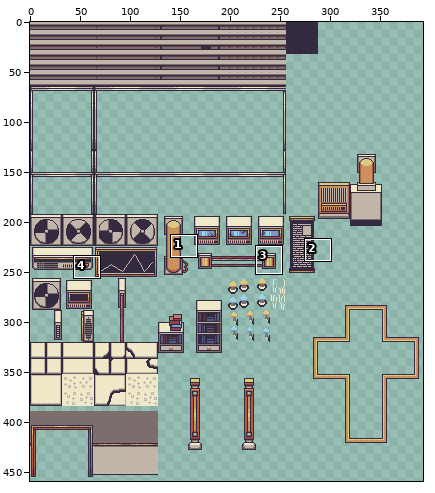
Two versions of one sprite sheet, assets/floor_1/laboratory/laboratory.png. Above, an overview of the earlier version with the close-up marked.
Close-up. First the earlier version:
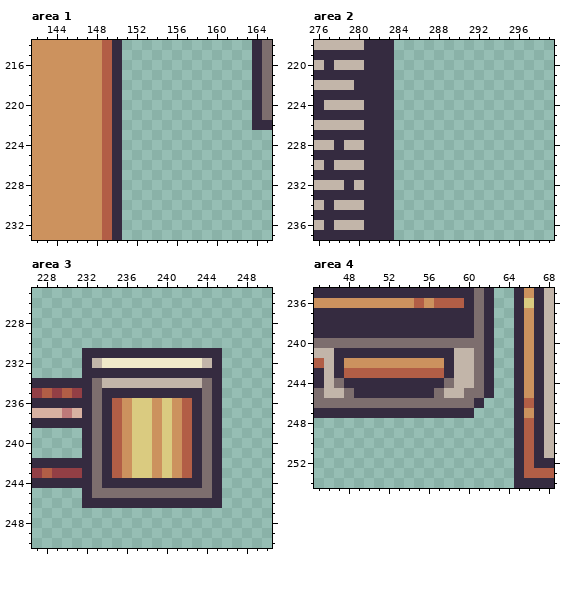
The file is 448x520 pixels. Colours within 5 levels of each other are drawn and written as one. Shown: area 1: x 142..165, y 214..233; area 2: x 276..299, y 218..237; area 3: x 227..250, y 225..250; area 4: x 45..68, y 235..254. The wide view leaves out empty margins. The commit also changed other parts of the picture, which this record leaves out.
After:
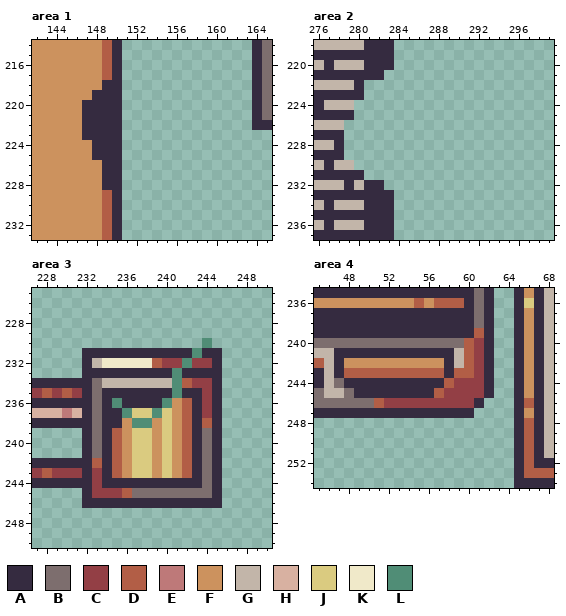
Palette (. is transparent): A #352b40  B #7d6e6e  C #933f45  D #b25e46  E #be7979  F #cc925e  G #c2b5a9  H #d8b1a1  J #dacb80  K #f0e9c9  L #508d76
The edit:
Area 1:
y 218: x 149 D -> A
y 219: x 148..149 FD -> AA
y 220..223: x 147..149 FFD -> AAA
y 224..225: x 148..149 FD -> AA
y 226..228: x 149 D -> A
Area 2:
y 221: x 283 A -> .
y 222..223: x 281..283 AAA -> ...
y 224: x 280..283 GAAA -> ....
y 225: x 280..283 AAAA -> ....
y 226: x 279..283 GGAAA -> .....
y 227: x 279..283 AAAAA -> .....
y 228: x 279..283 GGAAA -> .....
y 229: x 279..283 AAAAA -> .....
y 230: x 280..283 GAAA -> ....
y 231: x 281..283 AAA -> ...
y 232: x 283 A -> .
Area 3:
y 230: x 244 . -> L
y 231: x 243 A -> L
y 232: x 239..244 KKKKKG -> DCCLCC
y 233: x 241 A -> L
y 234: x 241..244 GGGB -> LDCC
y 235: x 241 A -> L; x 244 B -> C
y 236: x 235..240 DFJJFJ -> LAAAAL; x 244 B -> C
y 237: x 235..236 DF -> AL; x 239 F -> L; x 244 B -> C
y 238: x 235 D -> A; x 237..238 JJ -> LL; x 244 B -> D
y 242: x 233 B -> D
y 243..244: x 233 B -> C
y 245: x 233..236 BBBB -> CCCD
Area 4:
y 239: x 61 B -> D
y 240: x 60..61 BB -> DC
y 241..242: x 60..61 GB -> DC
y 243: x 59..61 GGB -> DDC
y 244: x 58..61 BGGB -> DCCC
y 245: x 57..61 BGGBB -> DCCCC
y 246: x 51..60 BBBBBBBBBB -> DCCCCCCCCC
Pixel boxes of the changes (left, top, right, bottom) in both close-ups:
changed: (82, 80, 112, 190)
erased: (344, 70, 394, 190)
changed: (92, 338, 212, 498)
changed: (374, 328, 484, 408)
